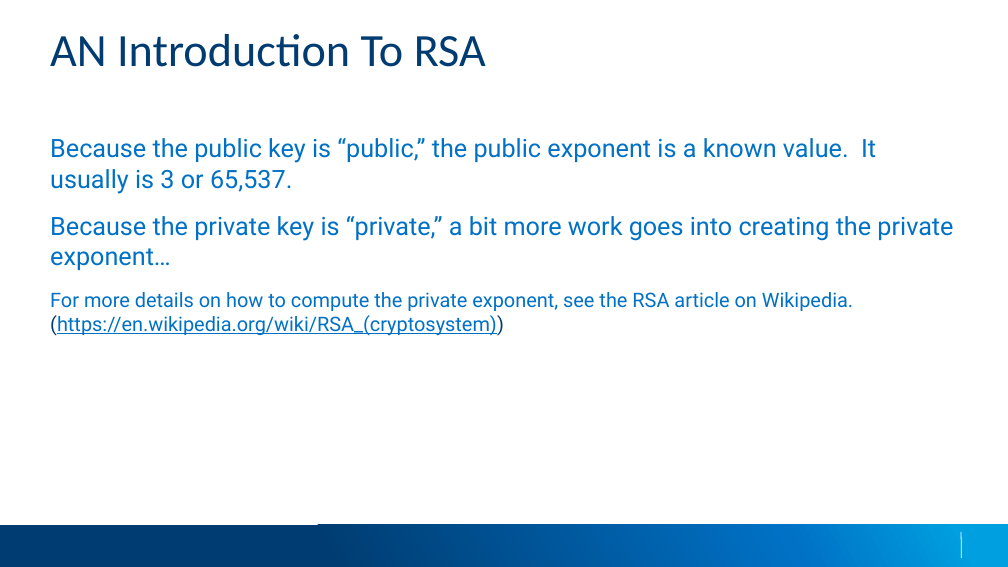
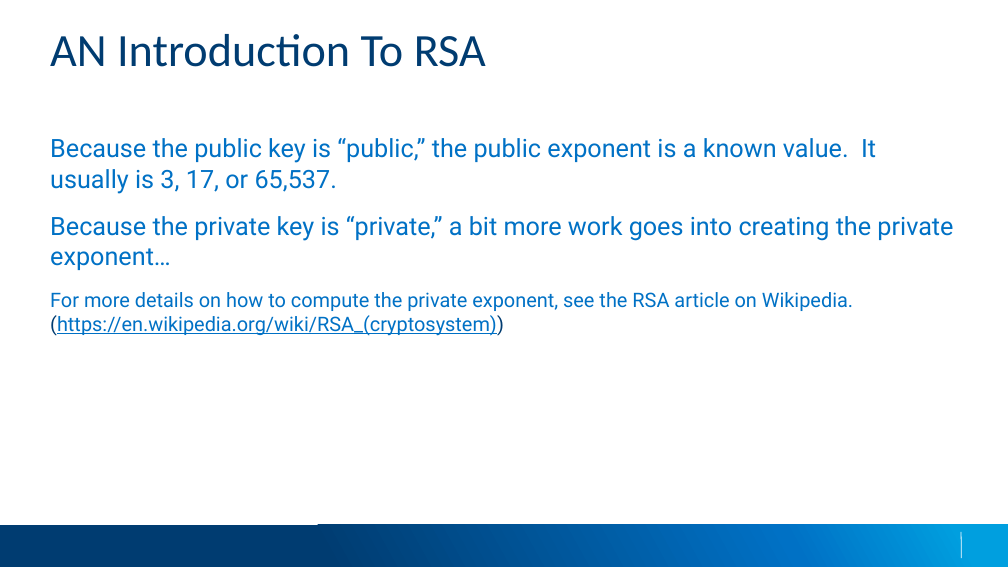
Before and after one commit to applesauce49/lincoln_high, a slide deck: slide 13 of presos/LincolnHighVisit-2023.pptx. Drawn at 1008x567 pixels with LibreOffice and Linux fonts; fonts in the diff are those of the drawing; background and template pictures are left out. Boxes give left, top, right and bottom in pixels: in the first picture for what was removed or moved away, otherwise in the second. Text is boxed around its words. In the diff, an @@ line names an element or a change of style, - is before the commit and + after.

```diff
--- a/presos/LincolnHighVisit-2023.pptx
+++ b/presos/LincolnHighVisit-2023.pptx
@@ text at [50,138,876,194]: text changed @@
-  Because the public key is “public,” the public exponent is a known value. It usually is 3 or 65,537.
+  Because the public key is “public,” the public exponent is a known value. It usually is 3, 17, or 65,537.
```
Also in this commit, not shown: 10 other slides changed.
